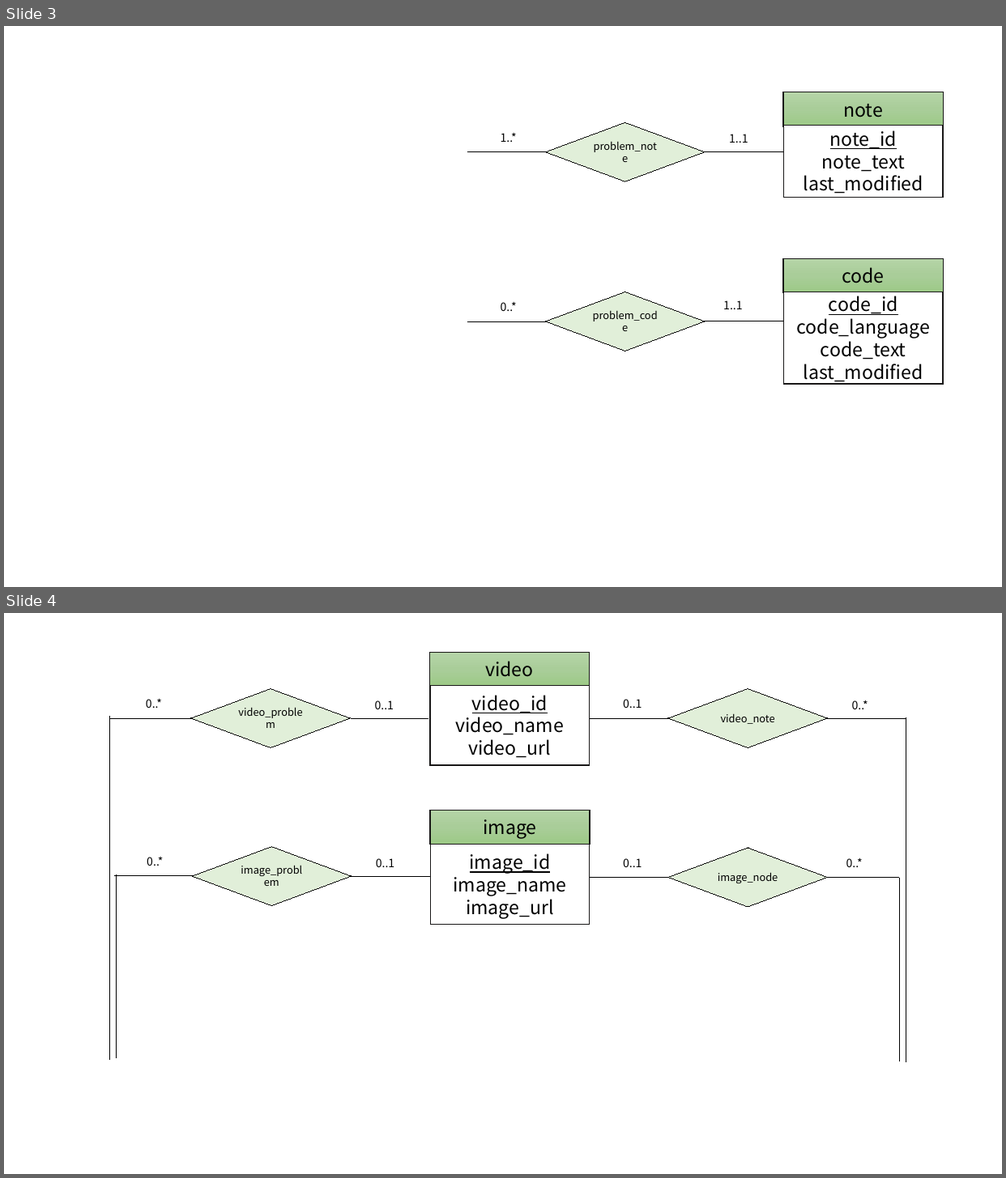
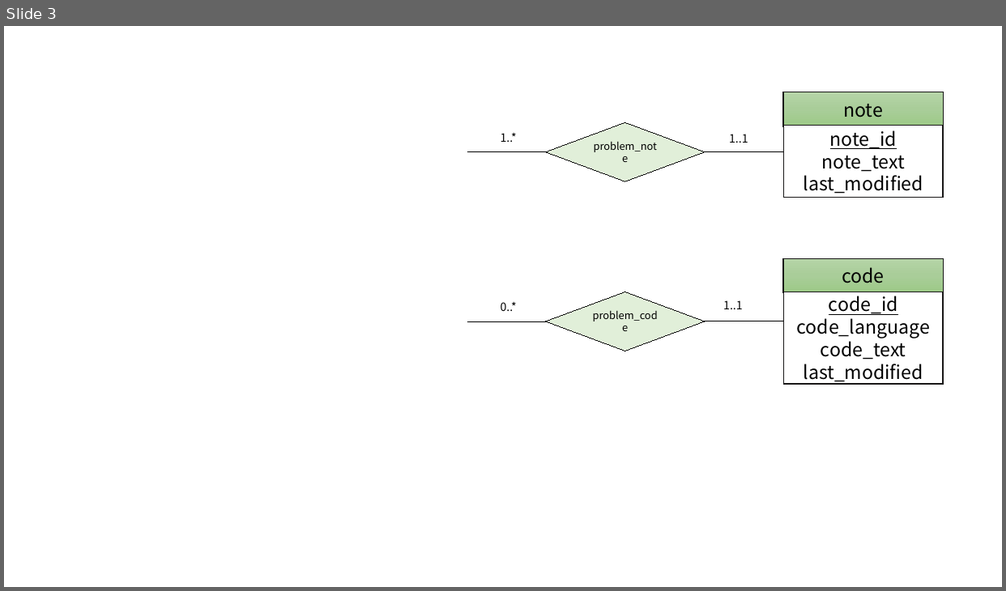
Before and after one commit to ALiersEL/CodeVault, a slide deck: db.pptx. Shown one above the other, each under a label of ours: slides 3 and 4 before the commit, slide 3 after it. The pictures are 1006x1178 and 1006x591 pixels, drawn with LibreOffice and Linux fonts; fonts in the diff are those of the drawing. Boxes give left, top, right and bottom in pixels: in the first picture for what was removed or moved away, otherwise in the second. Text is boxed around its words. In the diff, an @@ line names an element or a change of style, - is before the commit and + after.

Commit message:
added pages for problem details and codeblocks, changed some of the database schema, plus basic completion of adding problem feature (remains to be refined)

```diff
--- a/db.pptx
+++ b/db.pptx
@@ slide 4 removed at (4, 613, 1002, 1174), background #FFFFFF @@
@@ rectangle removed at (430, 653, 590, 687) @@
-video
@@ text removed at (146, 698, 162, 708) @@
-0..*
@@ diamond removed at (191, 688, 351, 747) @@
-video_problem
@@ text removed at (375, 700, 394, 709) @@
-0..1
@@ rectangle removed at (430, 686, 590, 766) @@
-video_id
-video_name
-video_url
@@ text removed at (623, 699, 642, 708) @@
-0..1
@@ diamond removed at (668, 688, 828, 747) @@
-video_note
@@ text removed at (852, 700, 868, 709) @@
-0..*
@@ line removed from (109, 716) to (109, 1061) @@
@@ line removed from (110, 718) to (191, 718) @@
@@ line removed from (351, 718) to (429, 718) @@
@@ line removed from (590, 718) to (668, 718) @@
@@ line removed from (829, 718) to (906, 718) @@
@@ line removed from (906, 717) to (906, 1063) @@
@@ rectangle removed at (430, 810, 590, 845) @@
-image
@@ diamond removed at (192, 846, 351, 905) @@
-image_problem
@@ rectangle removed at (431, 845, 590, 924) @@
-image_id
-image_name
-image_url
@@ diamond removed at (668, 848, 828, 907) @@
-image_node
@@ line removed from (114, 875) to (192, 875) @@
@@ line removed from (117, 875) to (117, 1059) @@
@@ text removed at (147, 857, 163, 866) @@
-0..*
@@ line removed from (351, 876) to (430, 876) @@
@@ text removed at (376, 858, 395, 867) @@
-0..1
@@ line removed from (590, 877) to (668, 877) @@
@@ text removed at (623, 858, 642, 867) @@
-0..1
@@ line removed from (828, 877) to (899, 877) @@
@@ text removed at (846, 858, 863, 867) @@
-0..*
@@ line removed from (899, 877) to (899, 1062) @@
```
Also in this commit, not shown: 2 slides changed, 53 other files.
